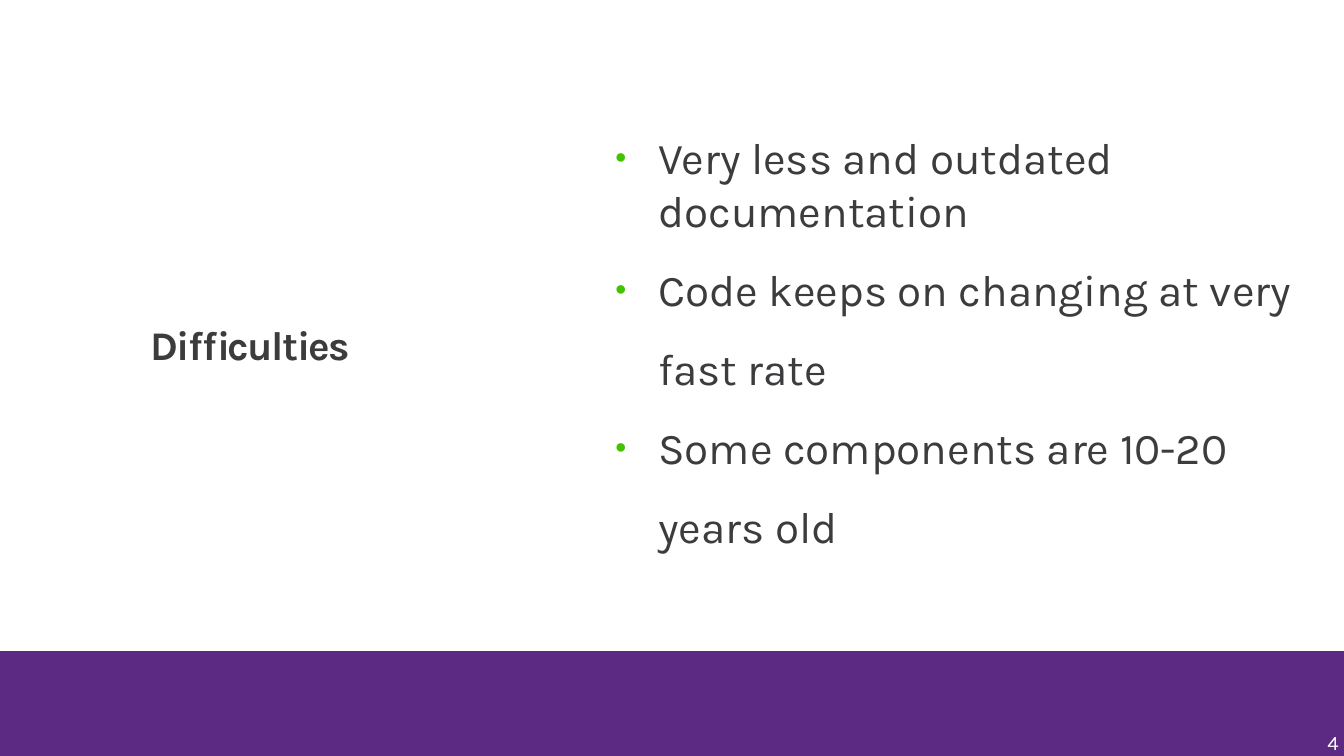
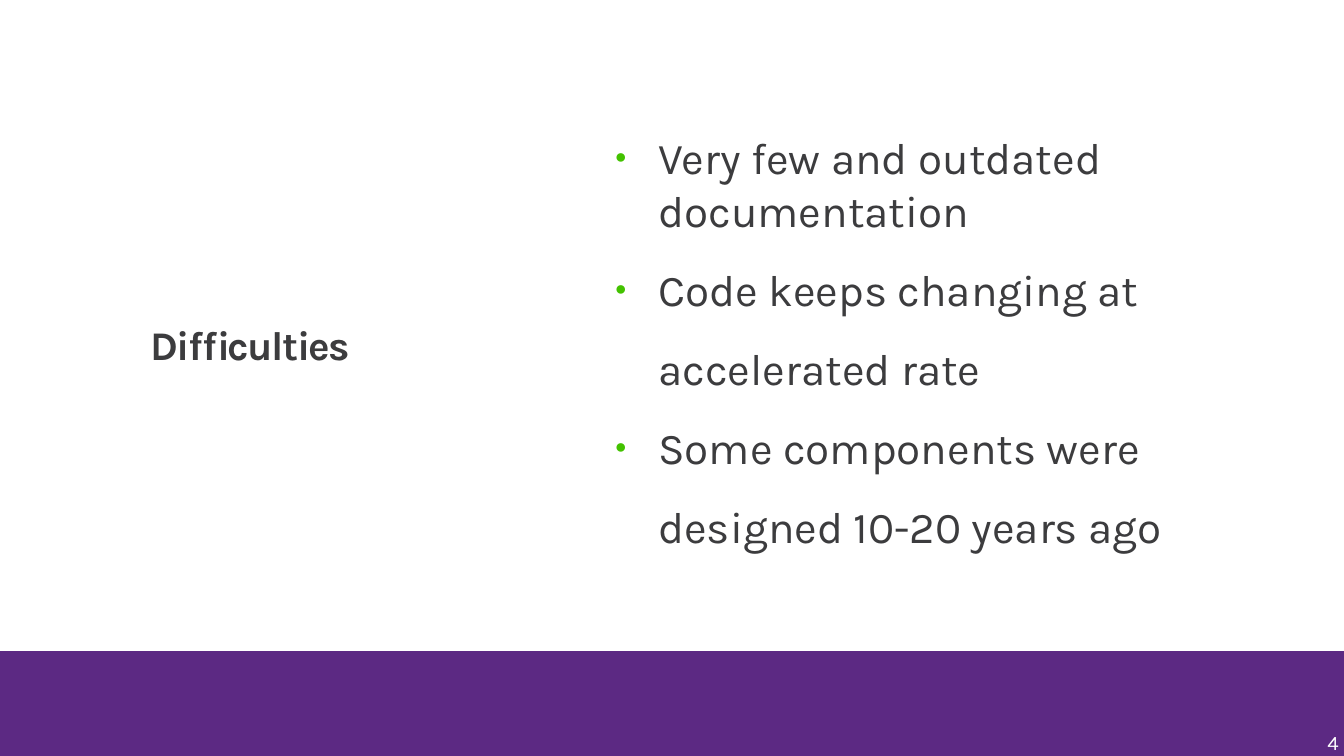
Before and after one commit to musamaanjum/presentations, a slide deck: slide 4 of getting-into-linux-kernel-development.odp. Drawn at 1344x756 pixels with LibreOffice and Linux fonts; fonts in the diff are those of the drawing; background and template pictures are left out. Boxes give left, top, right and bottom in pixels: in the first picture for what was removed or moved away, otherwise in the second. Text is boxed around its words. In the diff, an @@ line names an element or a change of style, - is before the commit and + after.

```diff
--- a/getting-into-linux-kernel-development.odp
+++ b/getting-into-linux-kernel-development.odp
@@ text at (658,143,1162,554): text changed @@
-● Very less and outdated documentation
-● Code keeps on changing at very fast rate
-● Some components are 10-20 years old
+● Very few and outdated documentation
+● Code keeps changing at accelerated rate
+● Some components were designed 10-20 years ago
```
Also in this commit, not shown: 9 other slides changed, 2 slides added, 9 slides removed, 3 other files.
